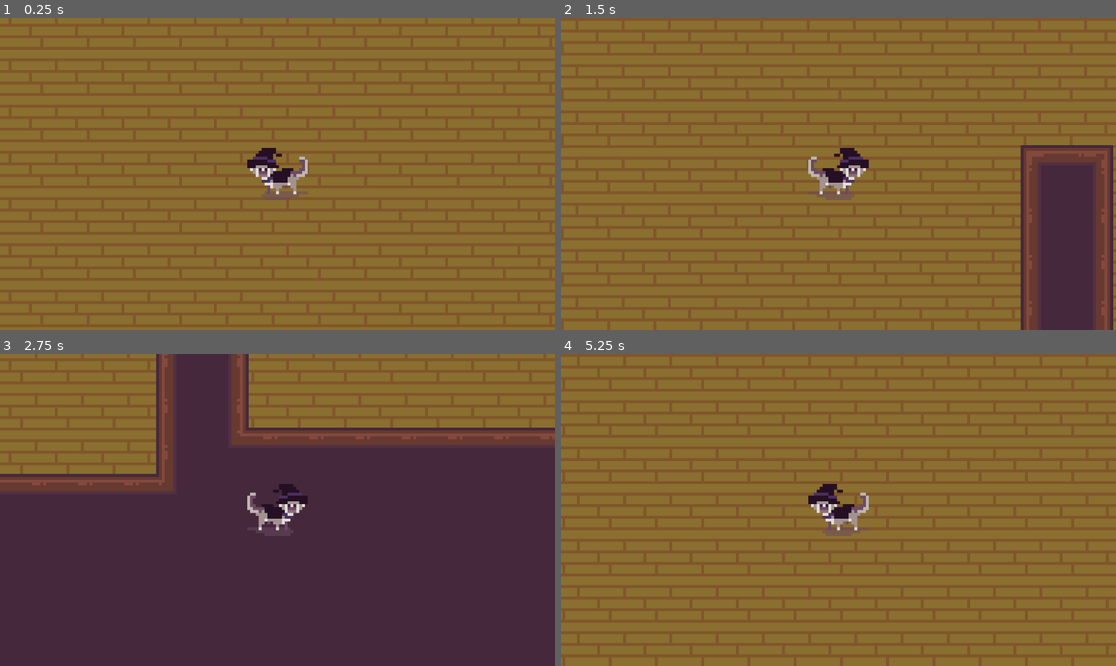
Above: before the commit, frames 1-4 (two rows, left to right).
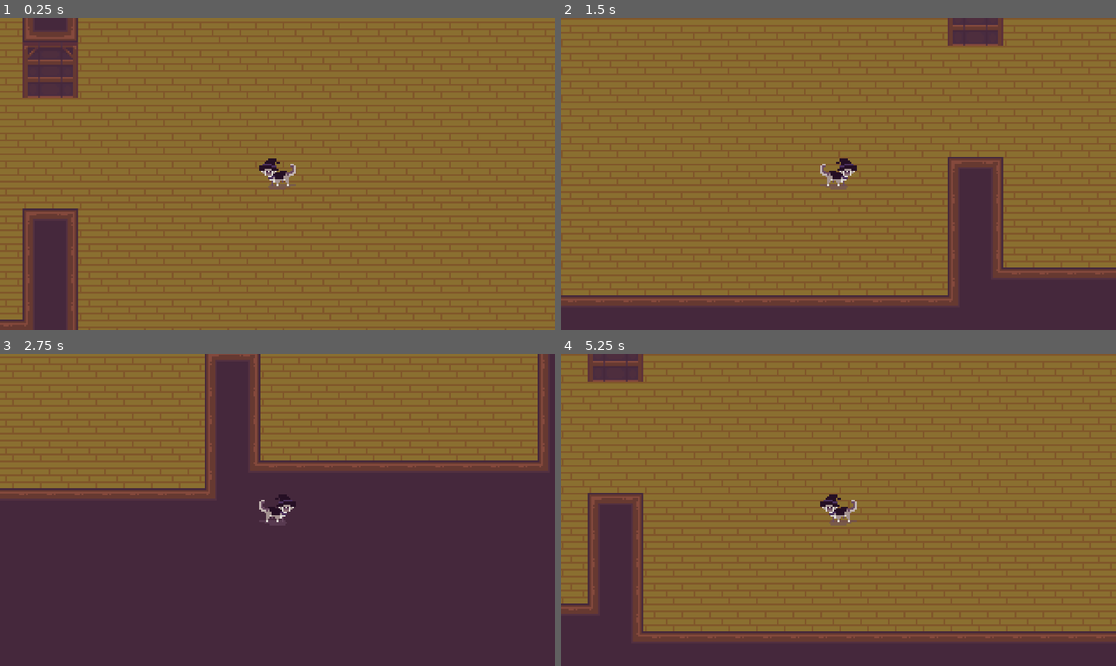
Above: after the commit, the same moments.

Repository: Tarnest/witch-cooking-game
Game: Godot game, scene res://Main/main.tscn
The game is run twice, just before and just after one commit, with the same random seed, the same clock (stepped at 60 frames per second) and the same inputs. The engine's default icon, where the game draws it, is replaced by a stand-in: a white triangle on a blue panel in a dark square.
Inputs (mouse positions are in pixels of both pictures, inside the frame that each line leads up to):
- Up to frame 1 (0.25 s): no input
- Up to frame 2 (1.5 s): tap Enter at 0.5 s; move the mouse to (960, 158) at 0.52 s; press the mouse at (960, 158) at 0.53 s; hold D (move_right) 0.53-1.28 s; move the mouse to (727, 189) at 1.27 s; release the mouse at (727, 189) at 1.28 s; hold S (move_down) from 1.28 s (still down); click (727, 189) at 1.35 s
- Up to frame 3 (2.75 s): move the mouse to (333, 441) at 2.02 s; release S (move_down) at 2.03 s; press the mouse at (333, 441) at 2.03 s; hold D (move_right) from 2.03 s (still down)
- Up to frame 4 (5.25 s): move the mouse to (810, 572) at 2.77 s; release D (move_right) at 2.78 s; release the mouse at (810, 572) at 2.78 s; hold W (move_up) 2.78-3.53 s; click (810, 572) at 2.85 s; move the mouse to (1005, 556) at 3.52 s; press the mouse at (1005, 556) at 3.53 s; hold A (move_left) 3.53-5.03 s; move the mouse to (672, 463) at 4.27 s; release the mouse at (672, 463) at 4.28 s; click (672, 463) at 4.35 s; move the mouse to (866, 510) at 5.02 s; press the mouse at (866, 510) at 5.03 s; hold S (move_down) from 5.03 s (still down)

The runs differ from the first frame. In frame 1, 36% of the frame differs, in the area x 0-100%, y 0-100%; in frame 2, 47%; in frame 3, 24%; in frame 4, 44%.

Commit message:
Fixed Player Switchback Bug

Diff:
--- a/Items/item.gd
+++ b/Items/item.gd
@@ -2,11 +2,17 @@
 
 
 var mouse_in = false
+var clicked = false
+
+
+func _physics_process(delta):
+	if clicked:
+		rotation += deg_to_rad(90) * delta
 
 
 func _input(event):
 	if event.is_action_pressed("left_click") && mouse_in:
-		print("Yellow!")
+		clicked = !clicked
 
 
 func _on_mouse_entered():
--- a/Main/main.gd
+++ b/Main/main.gd
@@ -1,5 +1,5 @@
 extends Node2D
 
-func _process(delta):
+func _process(_delta):
 	if Input.is_action_pressed("escape_game"):
 		get_tree().quit()
--- a/Player/player.gd
+++ b/Player/player.gd
@@ -7,9 +7,9 @@
 
 @export var speed = 200
 var current_state = state.IDLE
-var direction = Vector2.ZERO
+var direction
 
-func _physics_process(delta):
+func _physics_process(_delta):
 	match current_state:
 		state.IDLE: idle()
 		state.MOVING: moving()
@@ -31,10 +31,13 @@
 		direction.y += 1
 	if Input.is_action_pressed("move_left"):
 		direction.x += -1
-		$Sprite2D.flip_h = false
 	if Input.is_action_pressed("move_right"):
 		direction.x += 1
+
+	if direction.x == 1:
 		$Sprite2D.flip_h = true
+	elif direction.x == -1:
+		$Sprite2D.flip_h = false
 
 	velocity = direction.normalized() * speed
 
--- a/project.godot
+++ b/project.godot
@@ -17,6 +17,9 @@
 
 [display]
 
+window/size/viewport_width=1920
+window/size/viewport_height=1080
+window/size/mode=3
 window/size/resizable=false
 
 [input]
